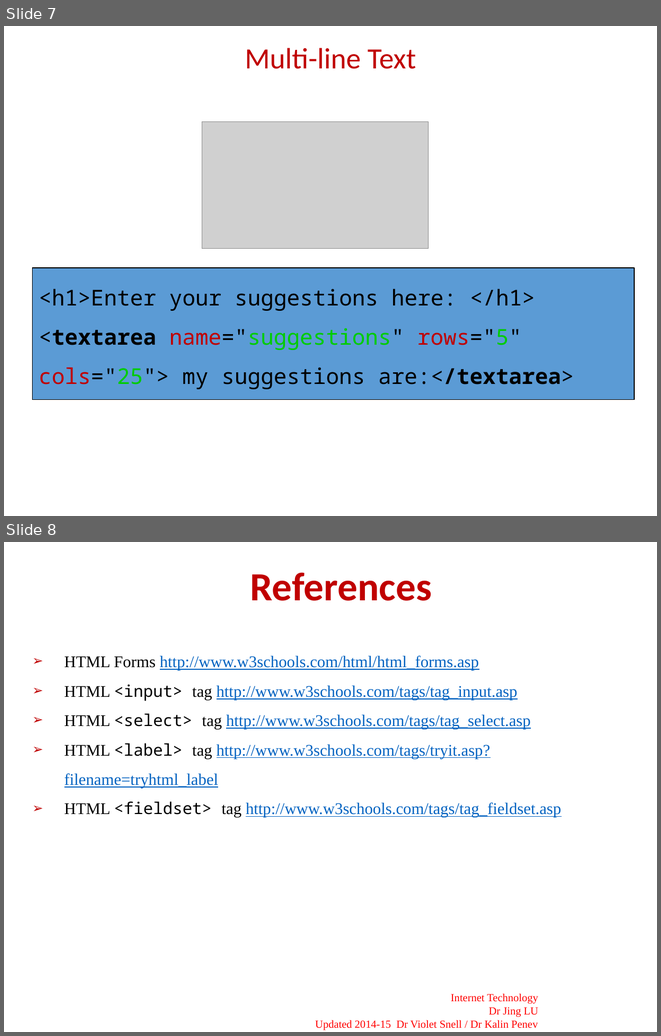
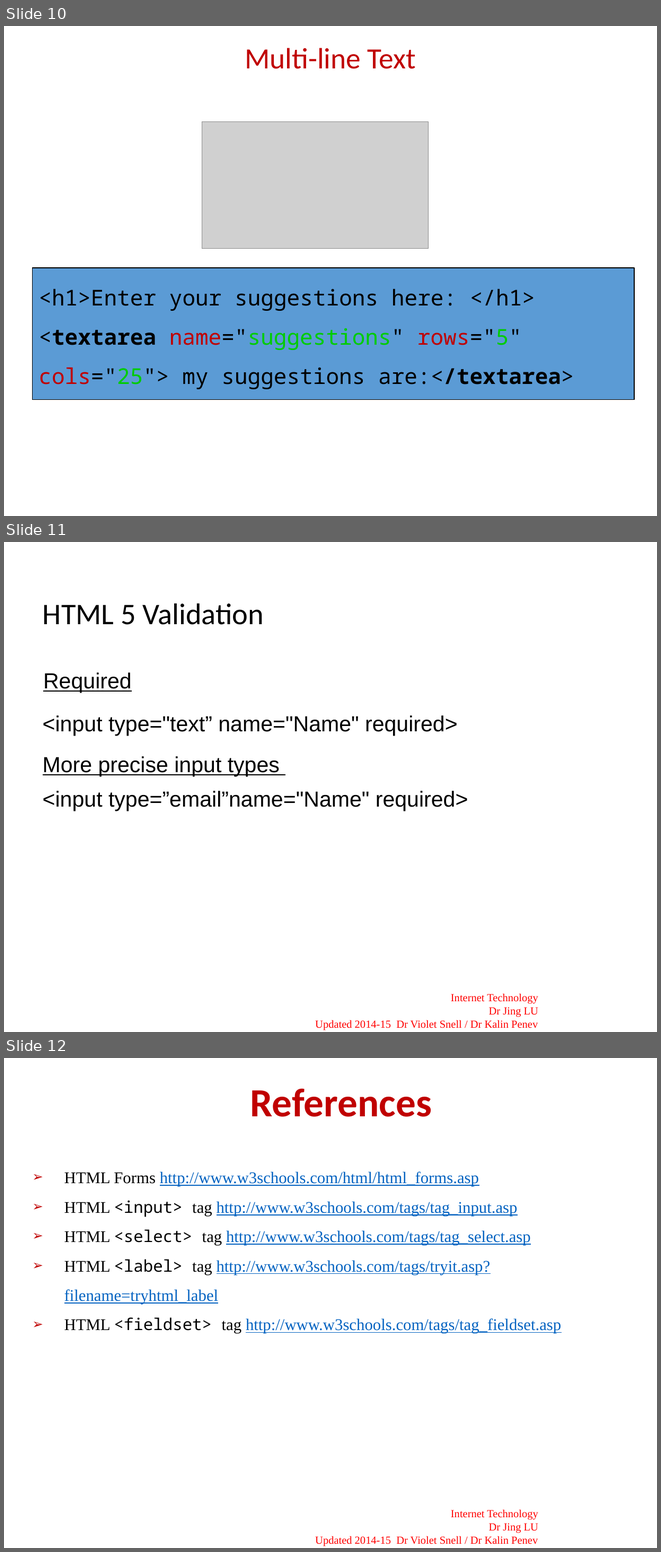
Before and after one commit to joeappleton18/cda400, a slide deck: sessions/week8/slides.pptx. Shown one above the other, each under a label of ours: slides 7 and 8 before the commit, slides 10, 11 and 12 after it. The pictures are 661x1036 and 661x1552 pixels, drawn with LibreOffice and Linux fonts; fonts in the diff are those of the drawing; grey boxes stand for pictures; background and template pictures are left out. Boxes give left, top, right and bottom in pixels: in the first picture for what was removed or moved away, otherwise in the second. Text is boxed around its words. In the diff, an @@ line names an element or a change of style, - is before the commit and + after.

```diff
--- a/sessions/week8/slides.pptx
+++ b/sessions/week8/slides.pptx
@@ slide 11 added at (4, 542, 657, 1032), background #FFFFFF; not listed: 2 template elements that a slide beside it also shows @@
@@ title added at (43, 603, 264, 625), 33 pt, text #000000 @@
+HTML 5 Validation
@@ text added at (43, 672, 132, 693), 24 pt, text #000000, underline @@
+Required
@@ text added at (43, 715, 458, 736), 24 pt, text #000000 @@
+<input type="text” name="Name" required>
@@ text added at (43, 756, 280, 776), 24 pt, text #000000, underline @@
+More precise input types
@@ text added at (43, 791, 468, 811), 24 pt, text #000000 @@
+<input type=”email”name="Name" required>
@@ what was slide 7 is now slide 10 @@
@@ what was slide 8 is now slide 12 @@
```
Also in this commit, not shown: 3 slides changed, 3 other slides added, 8 other files.
